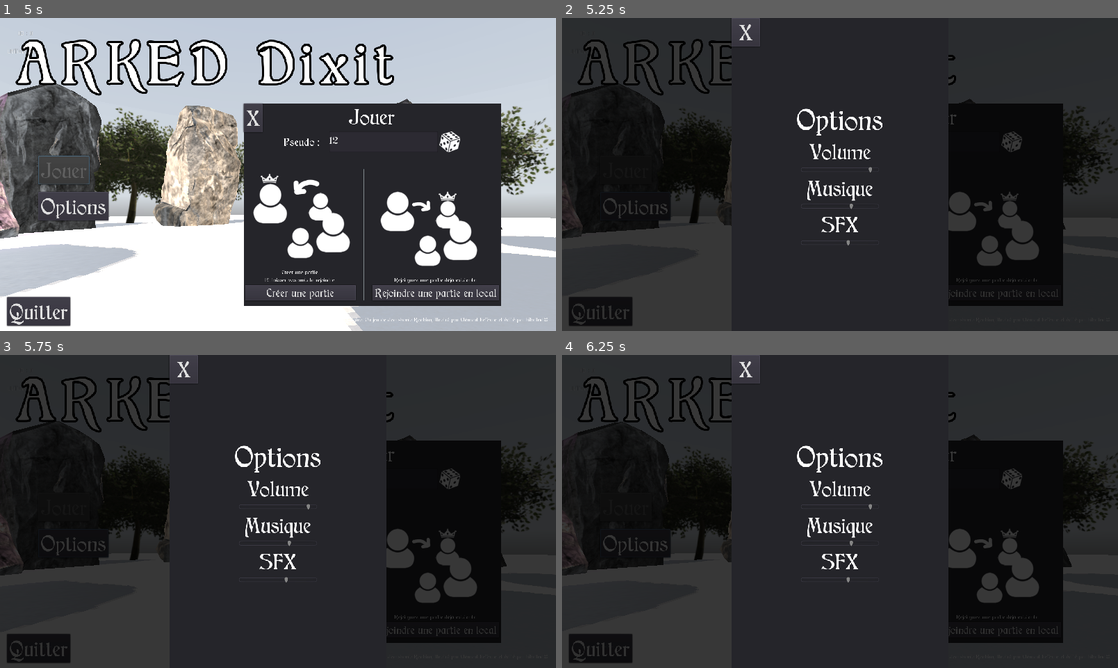
Above: before the commit, frames 1-4 (two rows, left to right).
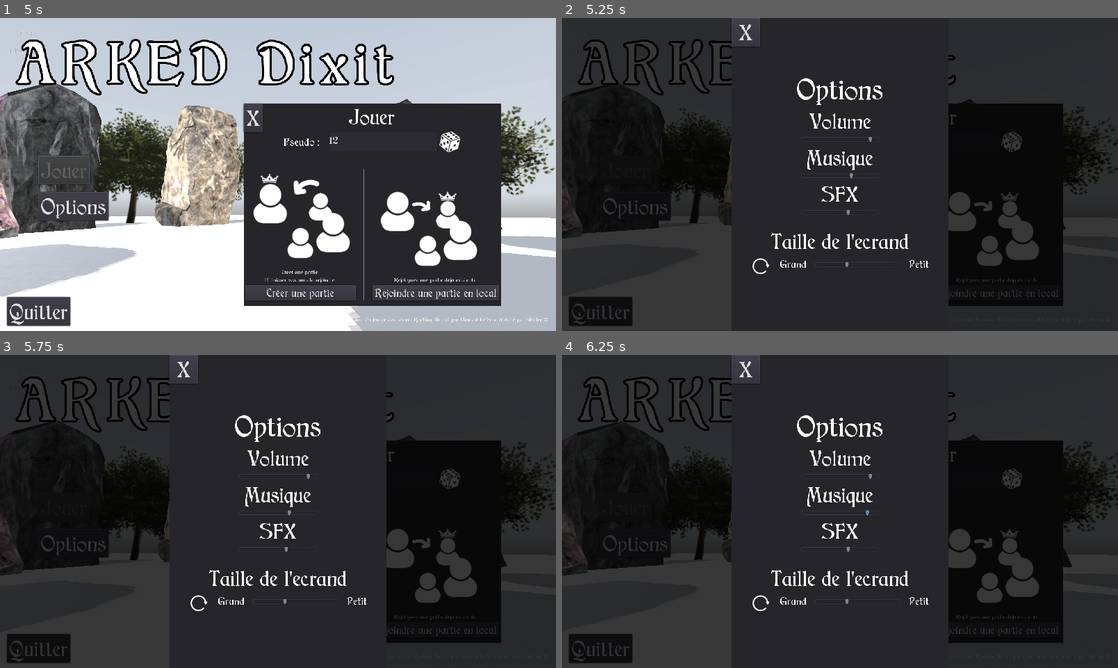
Above: after the commit, the same moments.

Repository: ArthurBajt/ARKED-Dixit-GODOT
Game: Godot game, scene res://Scenes/Intro&Outro/Intro.tscn
Two runs of this game, one before a commit and one after it. Both use one fixed random seed, a clock stepped at 60 frames per second and the inputs below. A sky picture missing from this copy of the repository is replaced by a grey-blue gradient.
Inputs (mouse positions are in pixels of both pictures, inside the frame that each line leads up to):
- Up to frame 1 (5 s): tap Enter at 0.5, 0.6, 1.35 s; move the mouse to (250, 237) at 0.52 s; hold Up 0.53-2 s; click (250, 237) at 0.67 s; move the mouse to (444, 221) at 1.27 s; click (444, 221) at 1.42 s; click "Jouer" at 2 s; click (383, 143) at 2.77 s; type "12" at 2.85 s; click "X" at 3.5 s; click "Jouer" at 4.25 s
- Up to frame 2 (5.25 s): move the mouse to (673, 127) at 5.02 s; hold Down from 5.03 s (still down); tap Enter at 5.1 s; click (673, 127) at 5.17 s
- Up to frame 3 (5.75 s): keep holding Down
- Up to frame 4 (6.25 s): keep holding Down; move the mouse to (867, 511) at 5.77 s; click (867, 511) at 5.92 s

Frame 1 is identical in both runs. In frame 2, 2.2% of the frame differs, in the area x 34-66%, y 19-82%; in frame 3, 2.2%; in frame 4, 2.2%.

Commit message:
fov modifiable

Diff:
--- /dev/null
+++ b/Scenes/Camera/Camera.gd
@@ -0,0 +1,20 @@
+extends Camera
+
+
+var targetFov
+
+
+func _ready():
+	Globals.connect("fovChanged", self, "changeFov")
+	self.targetFov = Globals.fov
+	self.fov = Globals.fov
+	print(Globals.fov)
+
+
+func _process(delta):
+	if self.fov != self.targetFov:
+		self.fov = lerp( self.fov, self.targetFov, 5.0 * delta )
+
+
+func changeFov( val ):
+	self.targetFov = val
--- a/Scenes/Camera/Camera.tscn
+++ b/Scenes/Camera/Camera.tscn
@@ -1,4 +1,7 @@
-[gd_scene format=2]
+[gd_scene load_steps=2 format=2]
+
+[ext_resource path="res://Scenes/Camera/Camera.gd" type="Script" id=1]
 
 [node name="Camera" type="Camera"]
 fov = 60.0
+script = ExtResource( 1 )
--- a/Scenes/Intro&Outro/Intro.gd
+++ b/Scenes/Intro&Outro/Intro.gd
@@ -13,5 +13,5 @@
 		self.skip()
 
 func skip(_value=null):
-	$AnimationPlayer.disconnect("animation_finished", self, "skip")
+#	$AnimationPlayer.disconnect("animation_finished", self, "skip")
 	Transition.transitionVers("res://Scenes/MenuPrincipal/MenuPrincipal.tscn")
--- a/Scenes/Options/Options.gd
+++ b/Scenes/Options/Options.gd
@@ -14,6 +14,13 @@
 	$HBoxContainer/Panel/VBoxContainer/HBoxVolume/SliderVolume.value = AudioServer.get_bus_volume_db( self.busVolume )
 	$HBoxContainer/Panel/VBoxContainer/HBoxMusique/SliderMusique.value = AudioServer.get_bus_volume_db( self.busMusic )
 	$HBoxContainer/Panel/VBoxContainer/HBoxSfx/SliderSfx.value = AudioServer.get_bus_volume_db( self.busSfx )
+
+	$HBoxContainer/Panel/VBoxContainer/HBoxContainer/SliderTailleEcrand.min_value = Globals.FOV_MIN
+	$HBoxContainer/Panel/VBoxContainer/HBoxContainer/SliderTailleEcrand.max_value = Globals.FOV_MAX
+	$HBoxContainer/Panel/VBoxContainer/HBoxContainer/SliderTailleEcrand.value = Globals.FOV_DEFAUT
+	$HBoxContainer/Panel/VBoxContainer/HBoxContainer/SliderTailleEcrand.step = (Globals.FOV_MAX - Globals.FOV_MIN) / 15
+
+	$HBoxContainer/Panel/VBoxContainer/HBoxContainer/SliderTailleEcrand.connect("value_changed", self, "changeFov")
 
 
 
@@ -32,7 +39,7 @@
 
 
 #==========================
-#	Changement
+#	Changement Son
 
 # Son
 # VOLUME
@@ -54,3 +61,17 @@
 func _on_SliderSfx_value_changed(value):
 	AudioServer.set_bus_volume_db( self.busSfx, value )
 	AudioServer.set_bus_mute( self.busSfx, value <= -50)
+
+#==========================
+#	Changement Ecrand
+
+func changeFov(val):
+	Globals.setFov( $HBoxContainer/Panel/VBoxContainer/HBoxContainer/SliderTailleEcrand.value )
+
+
+func _on_ResetTailleEcrand_gui_input(event):
+	if event is InputEventMouseButton:
+		if event.pressed:
+			var fov = Globals.FOV_DEFAUT
+			$HBoxContainer/Panel/VBoxContainer/HBoxContainer/SliderTailleEcrand.value = fov
+			Globals.setFov(fov)
--- a/Scenes/Options/Options.tscn
+++ b/Scenes/Options/Options.tscn
@@ -1,8 +1,10 @@
-[gd_scene load_steps=4 format=2]
+[gd_scene load_steps=6 format=2]
 
 [ext_resource path="res://Assets/Font/CatChild_base_64.tres" type="DynamicFont" id=1]
 [ext_resource path="res://Scenes/Options/Options.gd" type="Script" id=2]
+[ext_resource path="res://Assets/Font/CatChild_base_24.tres" type="DynamicFont" id=3]
 [ext_resource path="res://Assets/Font/CatChild_base_48.tres" type="DynamicFont" id=4]
+[ext_resource path="res://Assets/Sprites/loop_arrow.png" type="Texture" id=5]
 
 [node name="Options" type="Control"]
 anchor_right = 1.0
@@ -46,27 +48,27 @@
 }
 
 [node name="LabelTitre" type="Label" parent="HBoxContainer/Panel/VBoxContainer"]
-margin_top = 194.0
-margin_right = 500.0
-margin_bottom = 273.0
+margin_top = 124.0
+margin_right = 500.0
+margin_bottom = 203.0
 custom_fonts/font = ExtResource( 1 )
 text = "Options"
 align = 1
 valign = 1
 
 [node name="LabelVolume" type="Label" parent="HBoxContainer/Panel/VBoxContainer"]
-margin_top = 277.0
-margin_right = 500.0
-margin_bottom = 337.0
+margin_top = 207.0
+margin_right = 500.0
+margin_bottom = 267.0
 custom_fonts/font = ExtResource( 4 )
 text = "Volume"
 align = 1
 valign = 1
 
 [node name="HBoxVolume" type="HBoxContainer" parent="HBoxContainer/Panel/VBoxContainer"]
-margin_top = 341.0
-margin_right = 500.0
-margin_bottom = 357.0
+margin_top = 271.0
+margin_right = 500.0
+margin_bottom = 287.0
 alignment = 1
 __meta__ = {
 "_edit_use_anchors_": false
@@ -82,18 +84,18 @@
 step = 0.5
 
 [node name="LabelMusique" type="Label" parent="HBoxContainer/Panel/VBoxContainer"]
-margin_top = 361.0
-margin_right = 500.0
-margin_bottom = 421.0
+margin_top = 291.0
+margin_right = 500.0
+margin_bottom = 351.0
 custom_fonts/font = ExtResource( 4 )
 text = "Musique"
 align = 1
 valign = 1
 
 [node name="HBoxMusique" type="HBoxContainer" parent="HBoxContainer/Panel/VBoxContainer"]
-margin_top = 425.0
-margin_right = 500.0
-margin_bottom = 441.0
+margin_top = 355.0
+margin_right = 500.0
+margin_bottom = 371.0
 alignment = 1
 __meta__ = {
 "_edit_use_anchors_": false
@@ -109,9 +111,9 @@
 step = 0.5
 
 [node name="LabelSfx" type="Label" parent="HBoxContainer/Panel/VBoxContainer"]
-margin_top = 445.0
-margin_right = 500.0
-margin_bottom = 505.0
+margin_top = 375.0
+margin_right = 500.0
+margin_bottom = 435.0
 custom_fonts/font = ExtResource( 4 )
 text = "SFX"
 align = 1
@@ -121,9 +123,9 @@
 }
 
 [node name="HBoxSfx" type="HBoxContainer" parent="HBoxContainer/Panel/VBoxContainer"]
-margin_top = 509.0
-margin_right = 500.0
-margin_bottom = 525.0
+margin_top = 439.0
+margin_right = 500.0
+margin_bottom = 455.0
 alignment = 1
 __meta__ = {
 "_edit_use_anchors_": false
@@ -138,8 +140,108 @@
 max_value = 0.0
 step = 0.5
 
-[node name="ButtonFermer" type="Button" parent="HBoxContainer/Panel"]
-margin_right = 50.0
+[node name="HSeparator" type="HSeparator" parent="HBoxContainer/Panel/VBoxContainer"]
+modulate = Color( 1, 1, 1, 0 )
+margin_top = 459.0
+margin_right = 500.0
+margin_bottom = 479.0
+rect_min_size = Vector2( 0, 20 )
+__meta__ = {
+"_edit_use_anchors_": false
+}
+
+[node name="LabelTailleEcrand" type="Label" parent="HBoxContainer/Panel/VBoxContainer"]
+margin_top = 483.0
+margin_right = 500.0
+margin_bottom = 543.0
+custom_fonts/font = ExtResource( 4 )
+text = "Taille de l'ecrand"
+align = 1
+
+[node name="HBoxContainer" type="HBoxContainer" parent="HBoxContainer/Panel/VBoxContainer"]
+margin_top = 547.0
+margin_right = 500.0
+margin_bottom = 595.0
+alignment = 1
+__meta__ = {
+"_edit_use_anchors_": false
+}
+
+[node name="ResetTailleEcrand" type="TextureRect" parent="HBoxContainer/Panel/VBoxContainer/HBoxContainer"]
+margin_left = 45.0
+margin_right = 93.0
+margin_bottom = 48.0
+texture = ExtResource( 5 )
+
+[node name="VSeparator" type="VSeparator" parent="HBoxContainer/Panel/VBoxContainer/HBoxContainer"]
+modulate = Color( 1, 1, 1, 0 )
+margin_left = 97.0
+margin_right = 107.0
+margin_bottom = 48.0
+rect_min_size = Vector2( 10, 0 )
+__meta__ = {
+"_edit_use_anchors_": false
+}
+
+[node name="ContainerGrandEcrand" type="VBoxContainer" parent="HBoxContainer/Panel/VBoxContainer/HBoxContainer"]
+margin_left = 111.0
+margin_right = 173.0
+margin_bottom = 48.0
+
+[node name="ImgGrandEcrand" type="TextureRect" parent="HBoxContainer/Panel/VBoxContainer/HBoxContainer/ContainerGrandEcrand"]
+margin_right = 62.0
+
+[node name="LabelGrandEcrand" type="Label" parent="HBoxContainer/Panel/VBoxContainer/HBoxContainer/ContainerGrandEcrand"]
+margin_top = 4.0
+margin_right = 62.0
+margin_bottom = 34.0
+custom_fonts/font = ExtResource( 3 )
+text = "Grand"
+
+[node name="VSeparator3" type="VSeparator" parent="HBoxContainer/Panel/VBoxContainer/HBoxContainer"]
+modulate = Color( 1, 1, 1, 0 )
+margin_left = 177.0
+margin_right = 187.0
+margin_bottom = 48.0
+rect_min_size = Vector2( 10, 0 )
+__meta__ = {
+"_edit_use_anchors_": false
+}
+
+[node name="SliderTailleEcrand" type="HSlider" parent="HBoxContainer/Panel/VBoxContainer/HBoxContainer"]
+margin_left = 191.0
+margin_right = 391.0
+margin_bottom = 40.0
+rect_min_size = Vector2( 200, 40 )
+
+[node name="VSeparator2" type="VSeparator" parent="HBoxContainer/Panel/VBoxContainer/HBoxContainer"]
+modulate = Color( 1, 1, 1, 0 )
+margin_left = 395.0
+margin_right = 405.0
+margin_bottom = 48.0
+rect_min_size = Vector2( 10, 0 )
+__meta__ = {
+"_edit_use_anchors_": false
+}
+
+[node name="ContainerPetitEcrand" type="VBoxContainer" parent="HBoxContainer/Panel/VBoxContainer/HBoxContainer"]
+margin_left = 409.0
+margin_right = 455.0
+margin_bottom = 48.0
+
+[node name="ImgPetitEcrand" type="TextureRect" parent="HBoxContainer/Panel/VBoxContainer/HBoxContainer/ContainerPetitEcrand"]
+margin_right = 46.0
+
+[node name="LabelPetitEcrand" type="Label" parent="HBoxContainer/Panel/VBoxContainer/HBoxContainer/ContainerPetitEcrand"]
+margin_top = 4.0
+margin_right = 46.0
+margin_bottom = 34.0
+custom_fonts/font = ExtResource( 3 )
+text = "Petit"
+
+[node name="ButtonFermer" type="Button" parent="."]
+margin_left = 390.0
+margin_right = 456.0
 margin_bottom = 66.0
 rect_min_size = Vector2( 66, 66 )
 custom_fonts/font = ExtResource( 4 )
@@ -151,4 +253,5 @@
 [connection signal="value_changed" from="HBoxContainer/Panel/VBoxContainer/HBoxVolume/SliderVolume" to="." method="_on_SliderVolume_value_changed"]
 [connection signal="value_changed" from="HBoxContainer/Panel/VBoxContainer/HBoxMusique/SliderMusique" to="." method="_on_SliderMusique_value_changed"]
 [connection signal="value_changed" from="HBoxContainer/Panel/VBoxContainer/HBoxSfx/SliderSfx" to="." method="_on_SliderSfx_value_changed"]
-[connection signal="pressed" from="HBoxContainer/Panel/ButtonFermer" to="." method="_on_ButtonFermer_pressed"]
+[connection signal="gui_input" from="HBoxContainer/Panel/VBoxContainer/HBoxContainer/ResetTailleEcrand" to="." method="_on_ResetTailleEcrand_gui_input"]
+[connection signal="pressed" from="ButtonFermer" to="." method="_on_ButtonFermer_pressed"]
--- a/Scripts/Debug.gd
+++ b/Scripts/Debug.gd
@@ -1,5 +1,4 @@
 extends Node
-
 
 func _ready():
 	if Globals.isDebug:
--- a/Scripts/Globals.gd
+++ b/Scripts/Globals.gd
@@ -19,6 +19,8 @@
 func _ready():
 	self.options = self.NODE_OPTIONS.instance()
 	get_parent().call_deferred("add_child", self.options)
+
+	self.fov = self.FOV_DEFAUT
 
 
 func setDebug(value: bool):
@@ -44,3 +46,19 @@
 	""" Si on fait une Ui pour des options, on la cache. """
 	self.options.cache()
 	pass
+
+#======================
+#	Fov dynamique pour diff ecrand
+
+signal fovChanged( val )
+const FOV_DEFAUT: float = 60.0
+const FOV_MIN: float = 25.0
+const FOV_MAX: float = 120.0
+var fov: float setget setFov
+
+
+func setFov( val: float ):
+	var newFov = max( self.FOV_MIN, min(val, self.FOV_MAX) )
+	if newFov != fov:
+		fov = newFov
+		emit_signal("fovChanged", fov)
Binary file added: Assets/Sprites/loop_arrow.png
Not shown, added: Assets/Sprites/loop_arrow.png.import
